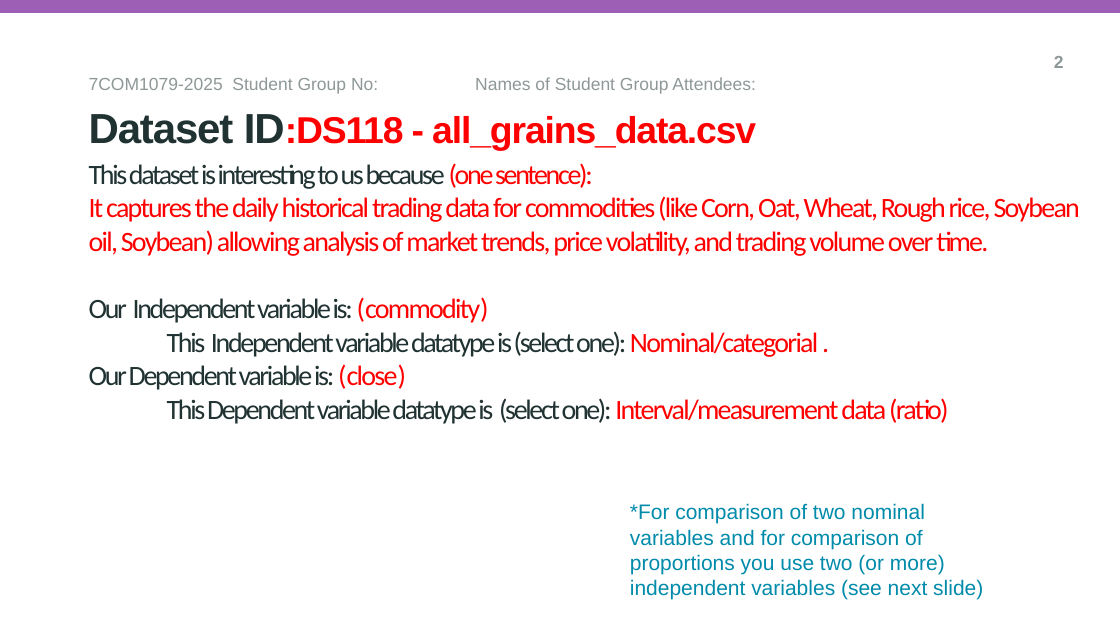
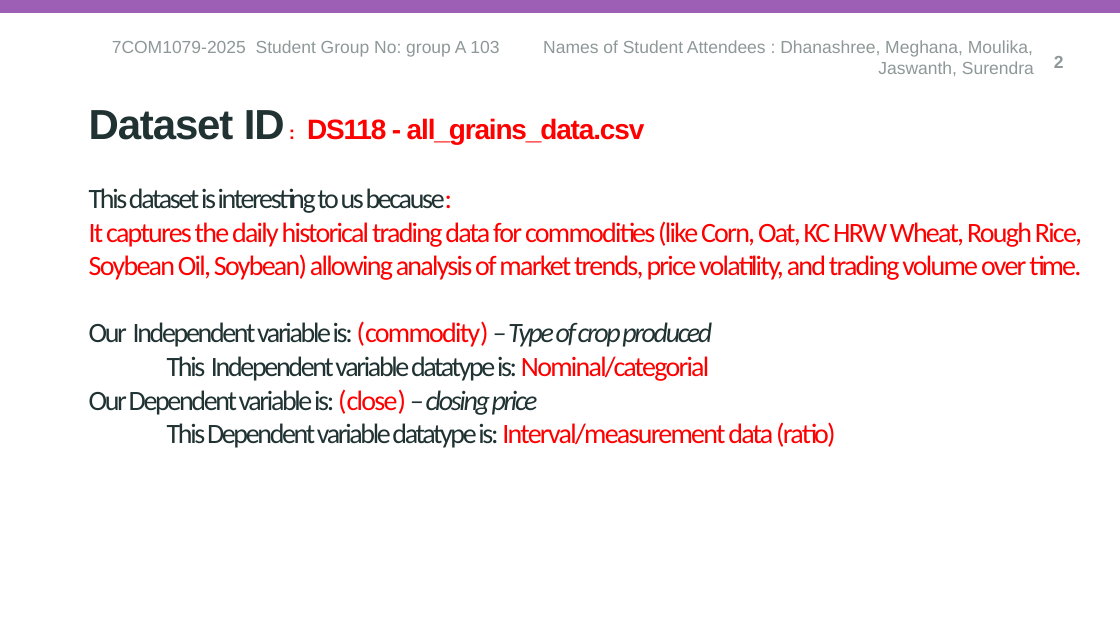
Before and after one commit to Dhanashreem9/group_a_103, a slide deck: slide 4 of reseach_question_presentation_template.pptx. Drawn at 1120x630 pixels with LibreOffice and Linux fonts; fonts in the diff are those of the drawing; background and template pictures are left out. Boxes give left, top, right and bottom in pixels: in the first picture for what was removed or moved away, otherwise in the second. Text is boxed around its words. In the diff, an @@ line names an element or a change of style, - is before the commit and + after.

```diff
--- a/reseach_question_presentation_template.pptx
+++ b/reseach_question_presentation_template.pptx
@@ text at (112,40,1034,76): text changed @@
-7COM1079-2025 Student Group No: Names of Student Group Attendees:
+7COM1079-2025 Student Group No: group A 103 Names of Student Attendees : Dhanashree, Meghana, Moulika, Jaswanth, Surendra
@@ subtitle at (89,110,645,145): text changed; size 32 to 24 pt @@
-Dataset ID:DS118 - all_grains_data.csv
+Dataset ID : DS118 - all_grains_data.csv
@@ title at (89,188,1082,448): text changed @@
-This dataset is interesting to us because (one sentence):
-It captures the daily historical trading data for commodities (like Corn, Oat, Wheat, Rough rice, Soybean oil, Soybean) allowing analysis of market trends, price volatility, and trading volume over time.
-Our Independent variable is: (commodity)
-This Independent variable datatype is (select one): Nominal/categorial .
-Our Dependent variable is: (close)
-This Dependent variable datatype is (select one): Interval/measurement data (ratio)
+This dataset is interesting to us because:
+It captures the daily historical trading data for commodities (like Corn, Oat, KC HRW Wheat, Rough Rice, Soybean Oil, Soybean) allowing analysis of market trends, price volatility, and trading volume over time.
+Our Independent variable is: (commodity) – Type of crop produced
+This Independent variable datatype is: Nominal/categorial
+Our Dependent variable is: (close) – closing price
+This Dependent variable datatype is: Interval/measurement data (ratio)
@@ text removed at (630,503,983,599) @@
-*For comparison of two nominal variables and for comparison of proportions you use two (or more) independent variables (see next slide)
```
Also in this commit, not shown: 4 other slides changed, 2 other files.
